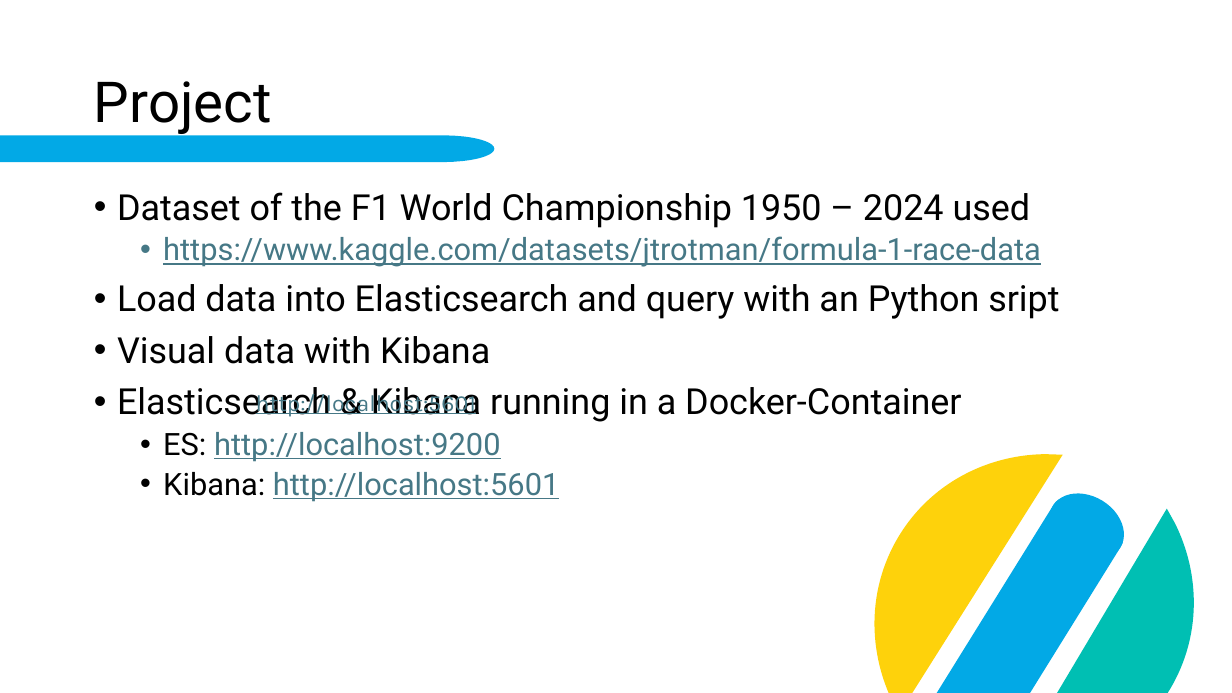
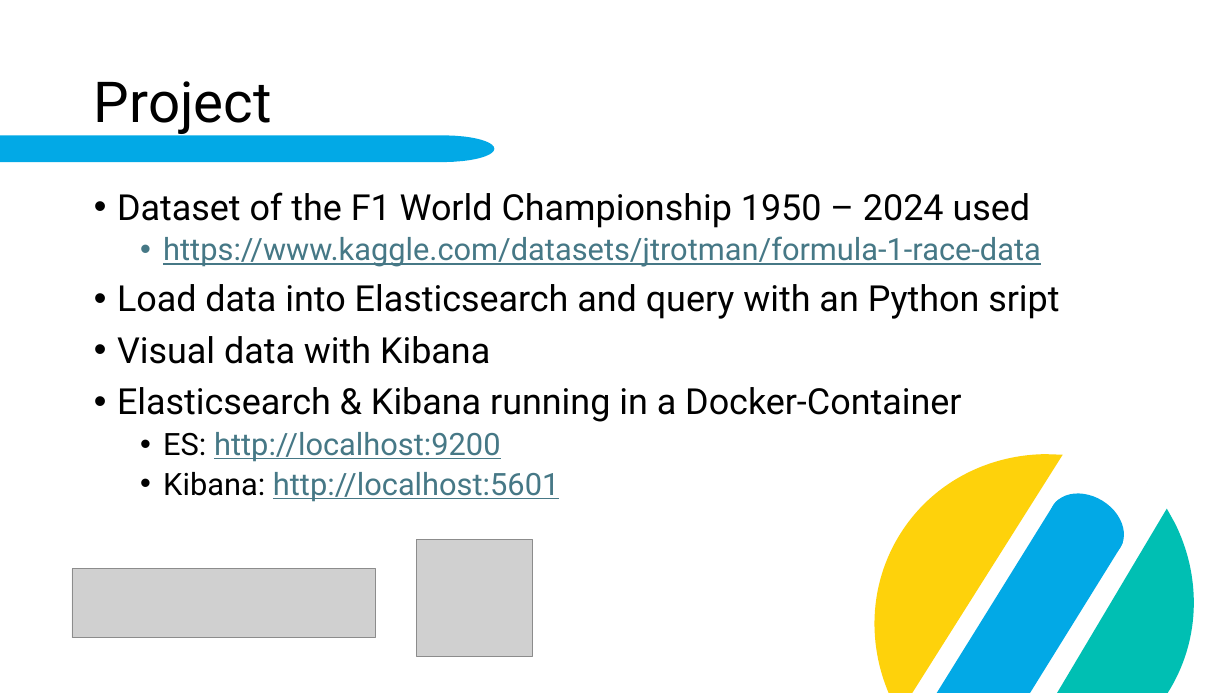
Before and after one commit to fabi2k03/dab_elasticsearch_paper, a slide deck: slide 15 of Elasticsearch.pptx. Drawn at 1232x693 pixels with LibreOffice and Linux fonts; fonts in the diff are those of the drawing; grey boxes stand for pictures; background and template pictures are left out. Boxes give left, top, right and bottom in pixels: in the first picture for what was removed or moved away, otherwise in the second. Text is boxed around its words. In the diff, an @@ line names an element or a change of style, - is before the commit and + after.

Commit message:
Added content to presentation about project

```diff
--- a/Elasticsearch.pptx
+++ b/Elasticsearch.pptx
@@ text removed at [256, 391, 476, 417] @@
-http://localhost:5601
@@ picture added at [72, 569, 375, 639] @@
@@ picture added at [416, 540, 532, 656] @@
```
Also in this commit, not shown: 2 other slides changed, 3 slides added.
